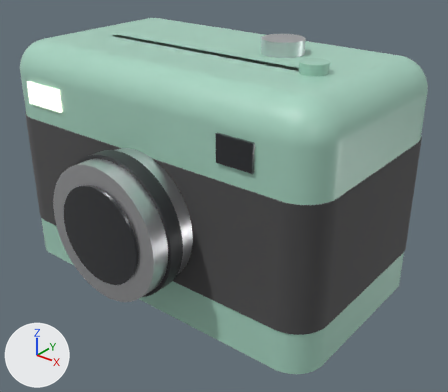
The glTF model app/api/cad/prebuilt/showcase_instant_camera/d3.glb, before and after one commit.
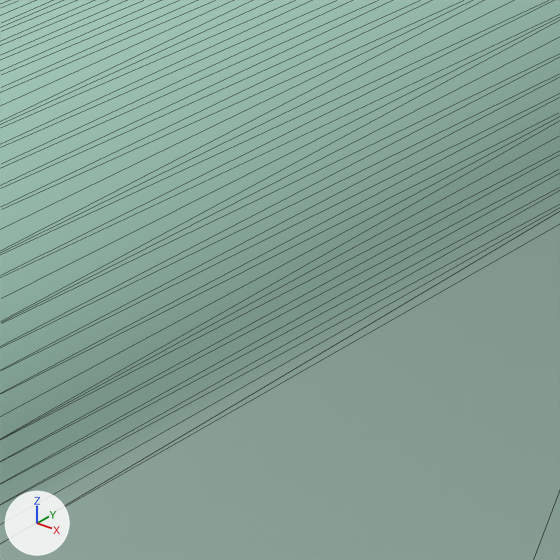
The first picture shows the older version from a camera (50 mm lens) standing at (0.171, -0.205, 0.165) and looking at (0.013, -0.009, 0.043). The close-ups show the older and then the newer version on the part from 77% to 91% of the width and 20% to 37% of the height of that picture. Only the edits that show in the close-ups are written down. Arrows for +X, +Y and +Z are at lower left; the lights stay in place. The close-ups show mesh edges as thin lines. Where no turn or scale is listed for an object, it has been applied to the vertices.

In view in the first close-up: 'body.1'.
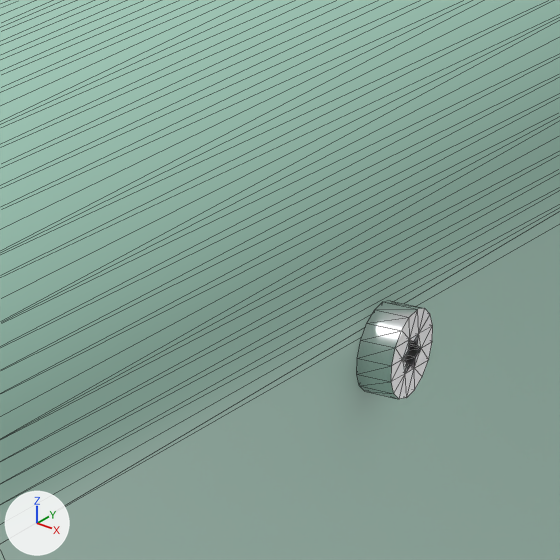
Where the newer file only moved an object's origin or applied its transform, the numbers keep the older frame.

What differs and where, as boxes (x1, y1, x2, y2) in the close-ups (560 x 560 px):
'steel.119', added
    after: (357, 301, 433, 399)

The change in detail:
Material 'stainless steel 304' (mat_stainless_steel_304) is new.
Its base color is (0.86, 0.86, 0.87) (white #efeff0).
Its metallic is 1.0.
Its roughness is 0.25.
Mesh me_steel_119 is new.
It has 88 vertices, 172 faces and spans x 0.0765..0.0841, y -0.002..0.002, z 0.01074..0.01474.
It uses material mat_stainless_steel_304 (white #efeff0).
Object 'steel.119' (ob_steel_119) is new; it shows me_steel_119.
Its location is (0.0, 0.0, 0.07859).
